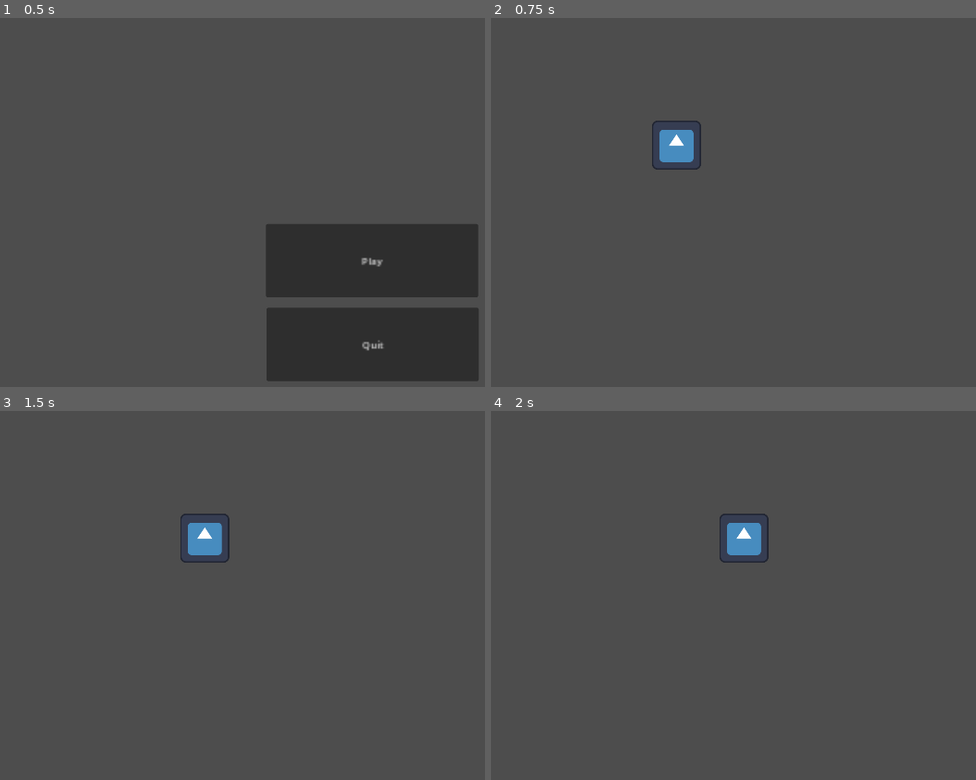
Above: before the commit, frames 1-4 (two rows, left to right).
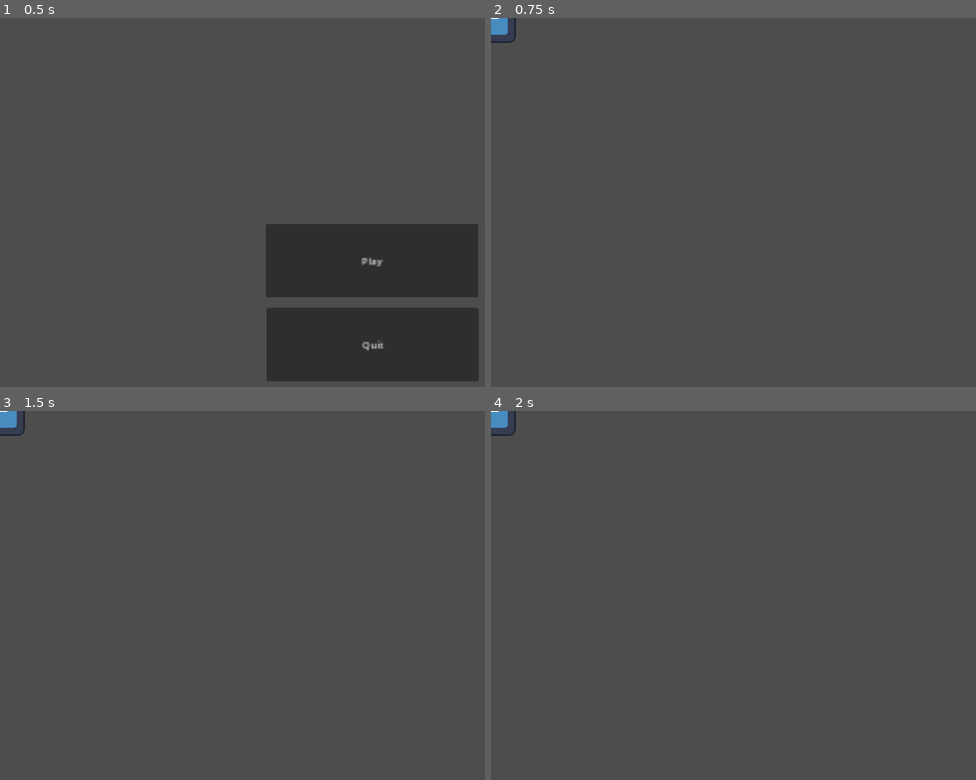
Above: after the commit, the same moments.

Repository: HuskyGameDev/2024s-team8
Game: Godot game, scene res://main.tscn
Same seed, same stepped clock (60 frames per second), same inputs: the game is played once before the commit and once after it. The engine's default icon, where the game draws it, is replaced by a stand-in: a white triangle on a blue panel in a dark square.
Inputs:
- Up to frame 1 (0.5 s): no input
- Up to frame 2 (0.75 s): click "Play" at 0.5 s
- Up to frame 3 (1.5 s): tap Enter at 1.25 s; hold D (RIGHT) from 1.28 s (still down)
- Up to frame 4 (2 s): keep holding D (RIGHT)

Frame 1 is identical in both runs. In frame 2, 1.0% of the frame differs, in the area x 0-44%, y 0-42%; in frame 3, 1.0%; in frame 4, 1.0%, in the area x 0-58%, y 0-42%.

Commit message:
Changed the player to a CharacterBody2D

Diff:
--- a/player.gd
+++ b/player.gd
@@ -1,6 +1,6 @@
 extends Area2D
 
-@export var playerSpeed = 250
+@export var playerSpeed = 350
 var screen_size
 
 # Called when the node enters the scene tree for the first time.
--- a/player.tscn
+++ b/player.tscn
@@ -17,8 +17,7 @@
 [sub_resource type="RectangleShape2D" id="RectangleShape2D_dtjk7"]
 size = Vector2(128, 128)
 
-[node name="Player" type="Area2D"]
-position = Vector2(481, 330)
+[node name="Player" type="CharacterBody2D"]
 script = ExtResource("1_8m3b3")
 metadata/_edit_group_ = true
 
